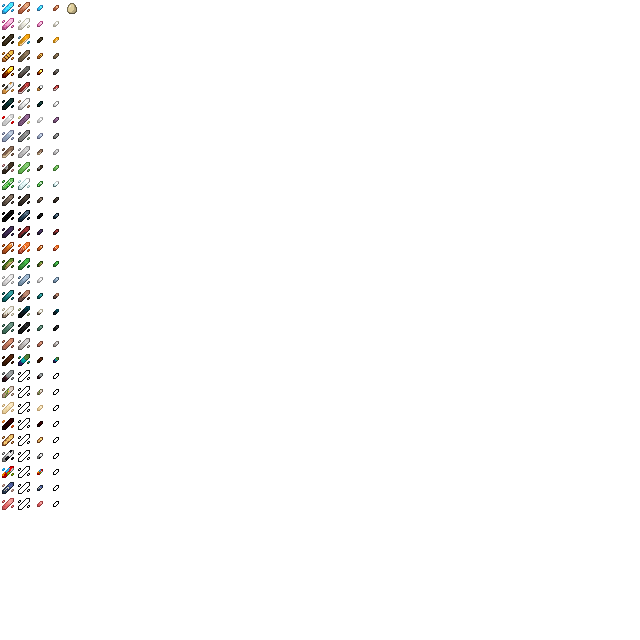
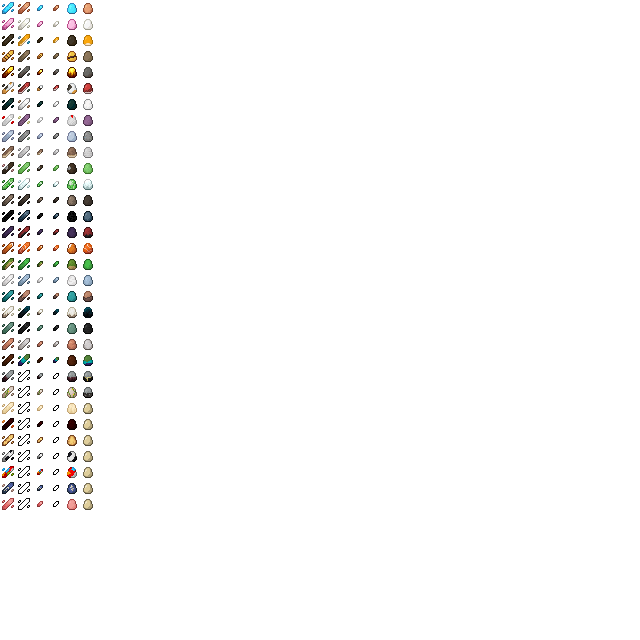
Two versions of the same layered image (640px x 640px). Layer-by-layer changes:
renamed "egg.png" to "eggs", painted on it over bbox(67, 3, 93, 510)
